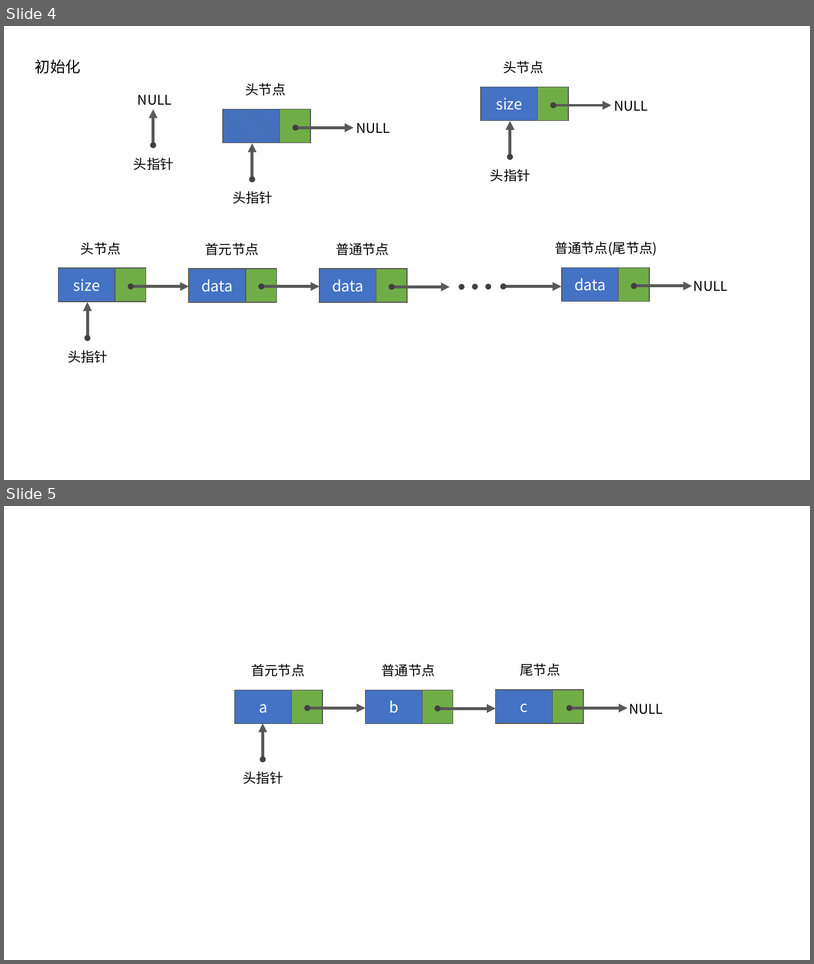
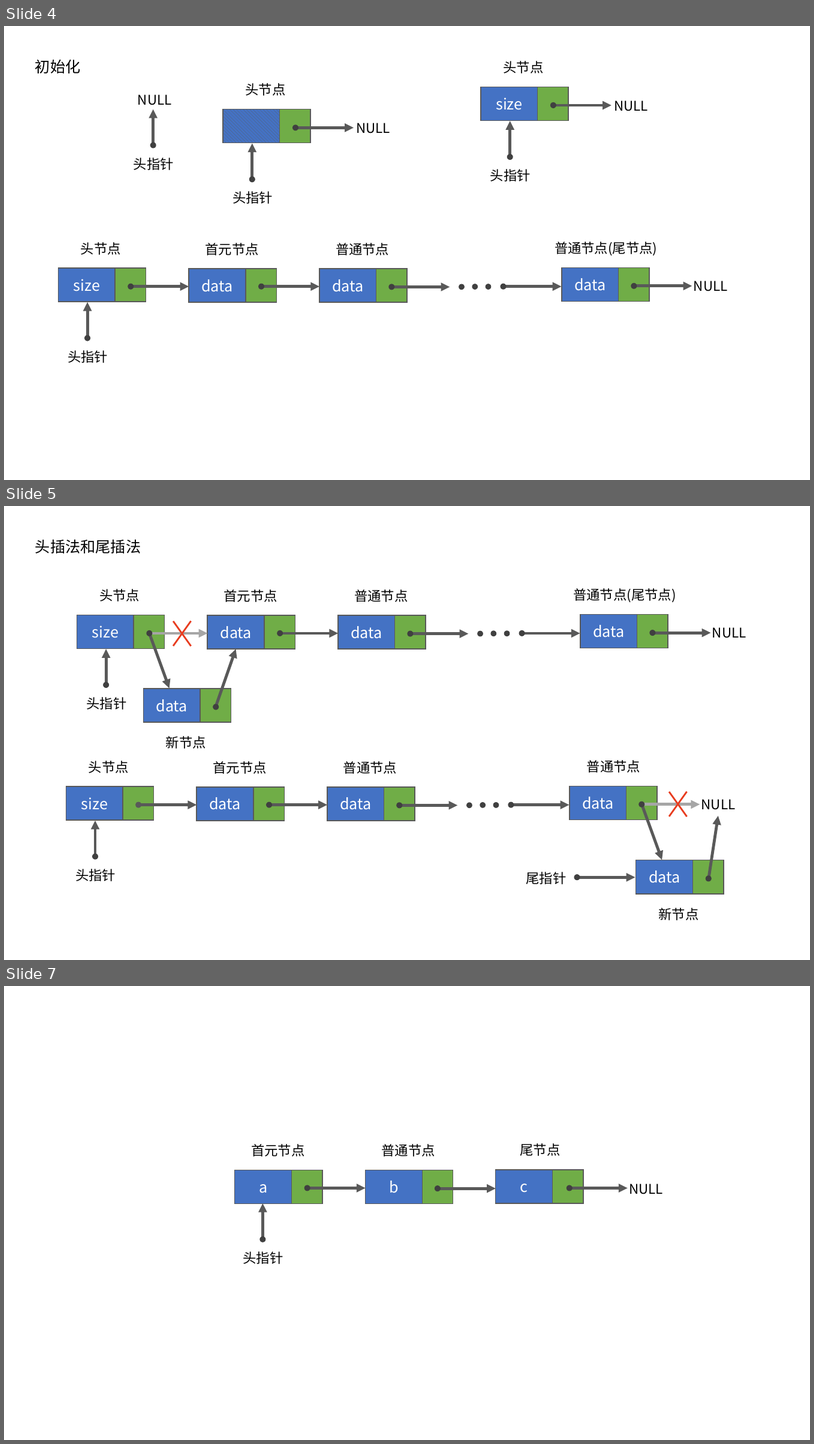
Before and after one commit to vistar-terry/algorithm-cradle, a slide deck: data-structure-and-algorithm/2.线性表/线性表示意图.pptx. Shown one above the other, each under a label of ours: slides 4 and 5 before the commit, slides 4, 5 and 7 after it; the slides between them are not shown. The pictures are 814x964 and 814x1444 pixels, drawn with LibreOffice and Linux fonts; fonts in the diff are those of the drawing. Boxes give left, top, right and bottom in pixels: in the first picture for what was removed or moved away, otherwise in the second. Text is boxed around its words. In the diff, an @@ line names an element or a change of style, - is before the commit and + after.

```diff
--- a/data-structure-and-algorithm/2.线性表/线性表示意图.pptx
+++ b/data-structure-and-algorithm/2.线性表/线性表示意图.pptx
@@ slide 5 added at [4,506,810,960], background #FFFFFF @@
@@ text added at [35,539,141,553], 18 pt, text #000000 @@
+头插法和尾插法
@@ group added at [77,588,746,748]: 10 rectangles, 10 ellipses, 8 arrows, 7 texts, 2 lines @@
+data
+新节点
+data
+data
+size
+头指针
+头节点
+首元节点
+data
+普通节点
+普通节点(尾节点)
+NULL
@@ group added at [66,760,735,920]: 11 ellipses, 10 rectangles, 9 arrows, 8 texts, 2 lines @@
+data
+data
+size
+头指针
+头节点
+首元节点
+data
+普通节点
+普通节点
+NULL
+data
+新节点
+尾指针
@@ what was slide 5 is now slide 7 @@
```
Also in this commit, not shown: 1 other slide added, 5 other files.
